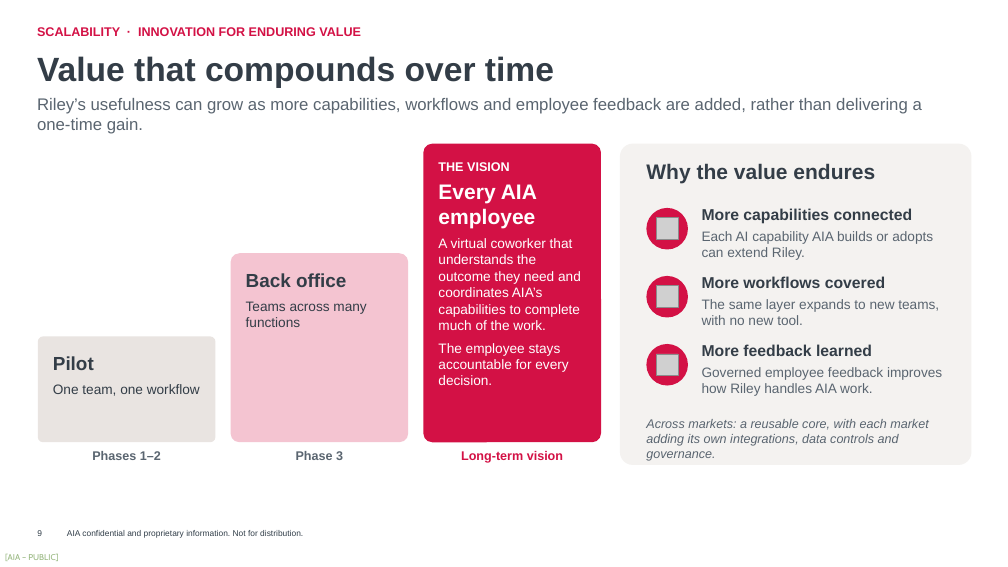
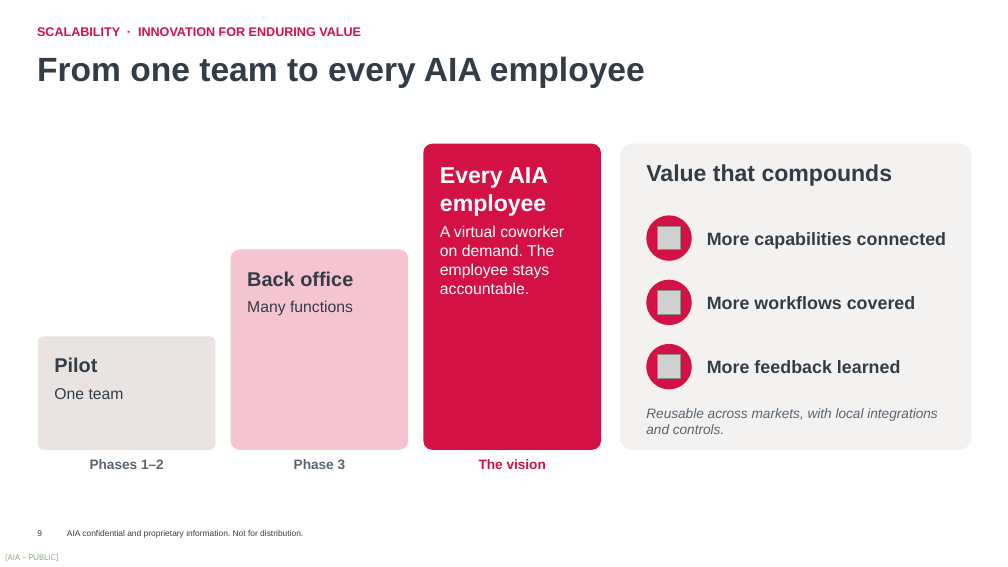
Before and after one commit to harrysokool/playground, a slide deck: slide 9 of ppt/group_inno_award/Riley_Submission_Deck_Opus.pptx. Drawn at 1008x567 pixels with LibreOffice and Linux fonts; fonts in the diff are those of the drawing; grey boxes stand for pictures; background and template pictures are left out. Boxes give left, top, right and bottom in pixels: in the first picture for what was removed or moved away, otherwise in the second. Text is boxed around its words. In the diff, an @@ line names an element or a change of style, - is before the commit and + after.

Commit message:
udpate riley deck

```diff
--- a/ppt/group_inno_award/Riley_Submission_Deck_Opus.pptx
+++ b/ppt/group_inno_award/Riley_Submission_Deck_Opus.pptx
@@ text at (x1=37, y1=56, x2=645, y2=88): text changed @@
-Value that compounds over time
+From one team to every AIA employee
@@ text removed at (x1=37, y1=98, x2=922, y2=134) @@
-Riley’s usefulness can grow as more capabilities, workflows and employee feedback are added, rather than delivering a one-time gain.
@@ rounded rectangle resized from (x1=423, y1=144, x2=601, y2=442) to (x1=423, y1=144, x2=601, y2=450) @@
@@ rounded rectangle resized from (x1=620, y1=144, x2=972, y2=465) to (x1=620, y1=144, x2=972, y2=450) @@
@@ text at (x1=438, y1=162, x2=510, y2=171): paragraph removed @@
-THE VISION
@@ text at (x1=440, y1=167, x2=548, y2=216): size 20 to 22 pt in "Every AIA employee" @@
@@ text at (x1=646, y1=164, x2=893, y2=186): text changed; size 20 to 22 pt @@
-Why the value endures
+Value that compounds
@@ text at (x1=440, y1=225, x2=564, y2=294): text changed; size 13 to 15 pt @@
-A virtual coworker that understands the outcome they need and coordinates AIA’s capabilities to complete much of the work.
-The employee stays accountable for every decision.
+A virtual coworker on demand. The employee stays accountable.
@@ ellipse resized from (x1=647, y1=208, x2=688, y2=250) to (x1=647, y1=216, x2=692, y2=261) @@
@@ 2 texts, 1 picture moved together from (x1=92, y1=218, x2=678, y2=460) to (x1=90, y1=226, x2=681, y2=469) @@
@@ text removed at (x1=702, y1=231, x2=933, y2=260) @@
-Each AI capability AIA builds or adopts can extend Riley.
@@ size 15 to 17 pt; vertical alignment top to middle in 3 elements at (x1=707, y1=360, x2=901, y2=373), (x1=707, y1=296, x2=916, y2=309), (x1=707, y1=232, x2=946, y2=249) @@
@@ text "More capabilities connected" moved from (x1=702, y1=208, x2=913, y2=224) to (x1=707, y1=232, x2=946, y2=249) @@
@@ rounded rectangle resized from (x1=231, y1=253, x2=408, y2=442) to (x1=231, y1=250, x2=408, y2=450) @@
@@ text at (x1=247, y1=271, x2=353, y2=286): size 18 to 19 pt in "Back office" @@
@@ ellipse resized from (x1=647, y1=276, x2=688, y2=318) to (x1=647, y1=280, x2=692, y2=325) @@
@@ picture moved from (x1=656, y1=286, x2=678, y2=308) to (x1=657, y1=290, x2=681, y2=314) @@
@@ text removed at (x1=702, y1=299, x2=939, y2=325) @@
-The same layer expands to new teams, with no new tool.
@@ text "More workflows covered" moved from (x1=702, y1=276, x2=885, y2=288) to (x1=707, y1=296, x2=916, y2=309) @@
@@ text at (x1=247, y1=300, x2=353, y2=316): text changed; size 13 to 15 pt @@
-Teams across many functions
+Many functions
@@ rounded rectangle resized from (x1=38, y1=337, x2=216, y2=442) to (x1=38, y1=337, x2=216, y2=450) @@
@@ text at (x1=54, y1=357, x2=97, y2=372): size 18 to 19 pt in "Pilot" @@
@@ ellipse resized from (x1=647, y1=344, x2=688, y2=386) to (x1=647, y1=344, x2=692, y2=389) @@
@@ text at (x1=54, y1=388, x2=124, y2=399): text changed; size 13 to 15 pt @@
-One team, one workflow
+One team
@@ text removed at (x1=702, y1=367, x2=942, y2=396) @@
-Governed employee feedback improves how Riley handles AIA work.
@@ text at (x1=646, y1=408, x2=937, y2=434): text changed; size 12 to 13 pt @@
-Across markets: a reusable core, with each market adding its own integrations, data controls and governance.
+Reusable across markets, with local integrations and controls.
@@ text "Phases 1–2" at (x1=90, y1=459, x2=164, y2=469): size 12 to 13 pt @@
@@ text "Phase 3" at (x1=294, y1=459, x2=346, y2=469): size 12 to 13 pt @@
@@ text at (x1=479, y1=459, x2=546, y2=469): text changed; size 12 to 13 pt @@
-Long-term vision
+The vision
```
Also in this commit, not shown: 10 other slides changed, 1 slide added, 1 slide removed, 1 other file.
